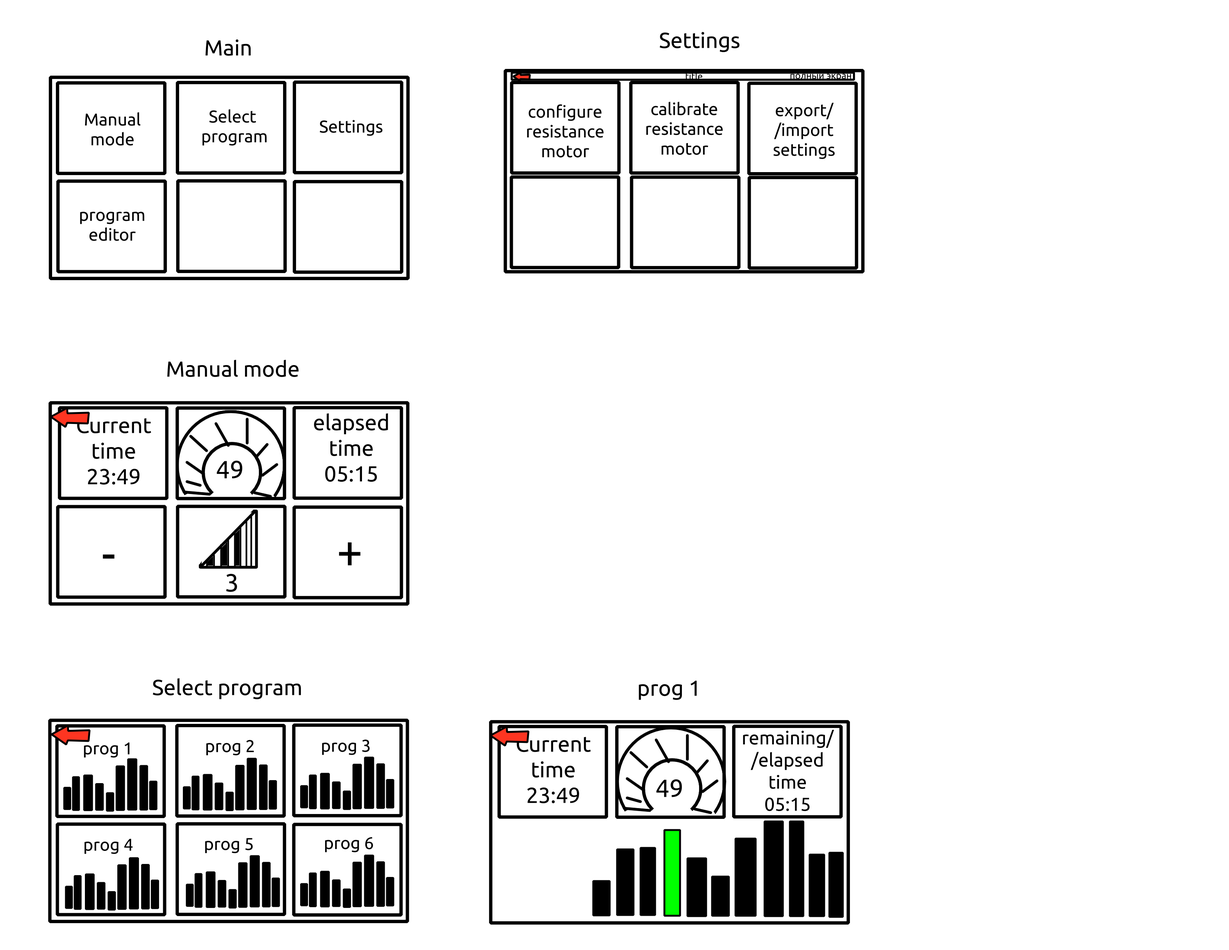
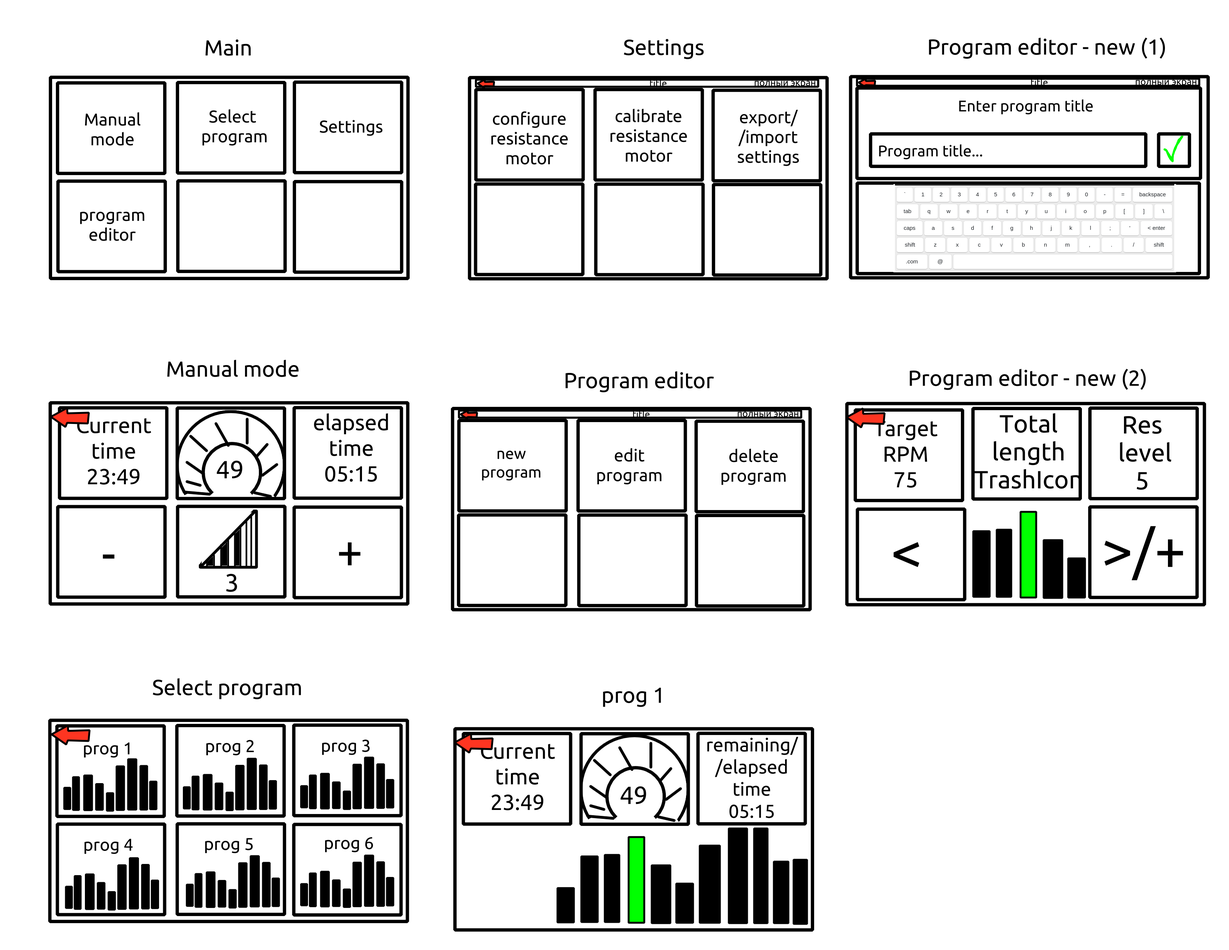
Before/after of a (1229, 950) layered artwork. What changed in the layer stack:
added layer "Обычный слой 2" (1st of 3) above "Обычный слой 2" over (1081, 110, 1211, 207)
painted on "Обычный слой 2" (2nd of 3) over (533, 691, 785, 932)
painted on "Обычный слой 2" (3rd of 3) over (450, 190, 523, 612)
added layer "Обычный слой 3 (вставлено)" above "Векторный слой 1" over (873, 182, 1184, 280)
